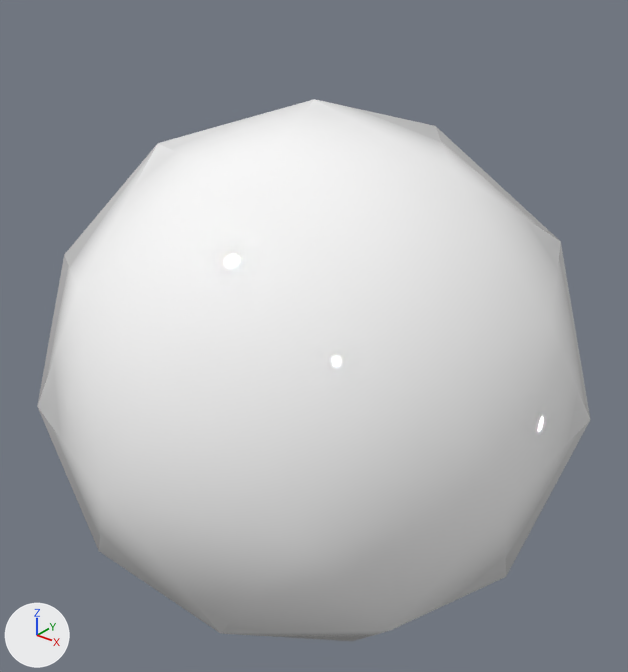
The FBX model Assets/Assets/Mesh/PacMan.fbx, before and after one commit.
Both versions are drawn from a 50 mm camera at (1.91, -1.39, 1.64) aimed at (-0.01, 1.01, 0.15). The lights are fixed; the arrows at lower left show +X, +Y and +Z. Both versions are drawn at frame 28 of the action 'Take 001'; the numbers are the values there. Objects named as collision shapes, trigger or cutter boxes, shadow casters or lower levels of detail are left out.

In view in the first picture: 'COLL', 'PACtop_LOD0'.
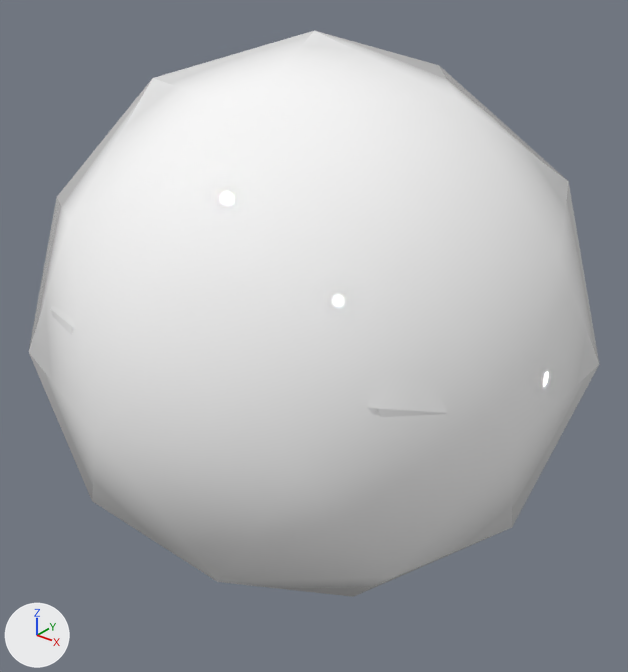
ob_sub_root is not drawn itself; it is the parent of ob_pacbot_lod0, ob_pactop_lod4, ob_pacbot_lod2, ob_pactop_lod1, ob_pactop_lod0, ob_pactop_lod2, ob_pacbot_lod4, ob_pacbot_lod3.

Patch to the scene script:
```diff
--- a/Assets/Assets/Mesh/PacMan.fbx.py
+++ b/Assets/Assets/Mesh/PacMan.fbx.py
@@ ob_pactop_lod0 @@
 ob_pactop_lod0.location = (0.0, 0.0, 0.0)
+ob_pactop_lod0.rotation_euler = (-0.262, 0.0, 0.0)  # degrees (-15, 0, 0)
@@ ob_sub_root @@
 ob_sub_root = bpy.data.objects.new('SUB_ROOT', None)
-ob_sub_root.location = (0.0, 1.0, 0.0)
+ob_sub_root.location = (0.0, 1.0, 0.225)
```

Where the change shows, as pixel boxes (x1, y1, x2, y2) in the pictures (628 x 672 px):
'COLL', moved
    before: (37, 99, 590, 641)
    after: (29, 31, 599, 597)
'PACtop_LOD0', turned, moved
    before: (64, 167, 496, 487)
    after: (51, 103, 503, 417)
